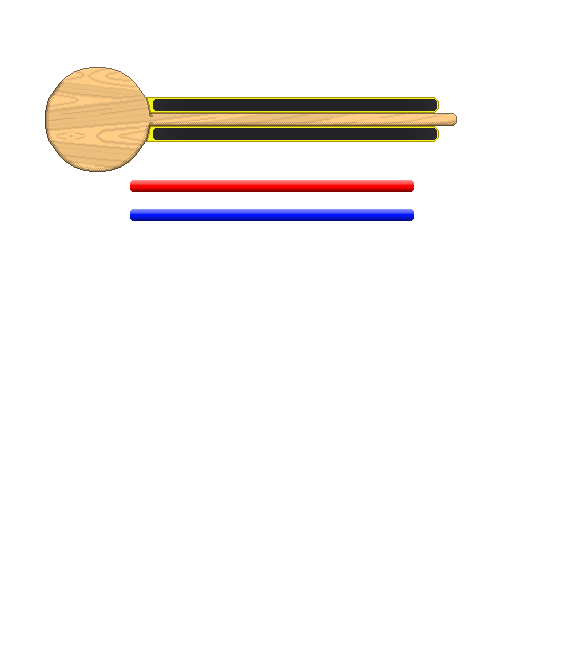
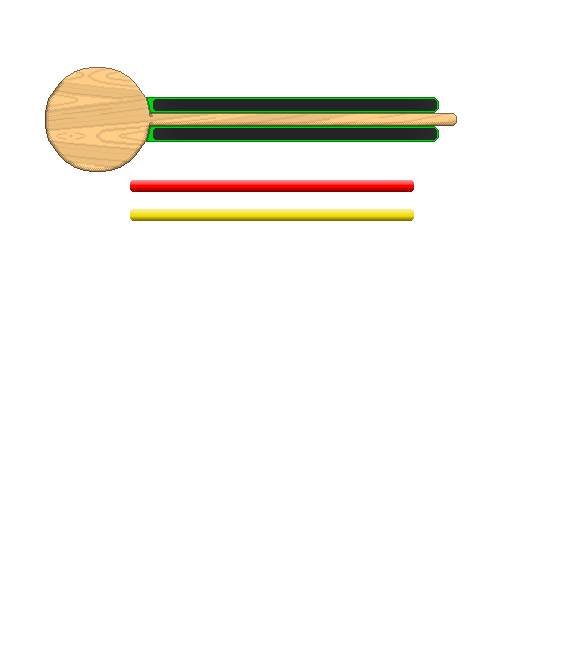
Layers edited between the first and the second 578px x 664px image:
painted on "Layer 3 copy" over (130, 209, 414, 221)
painted on "Layer 11 copy" over (146, 97, 439, 142)
